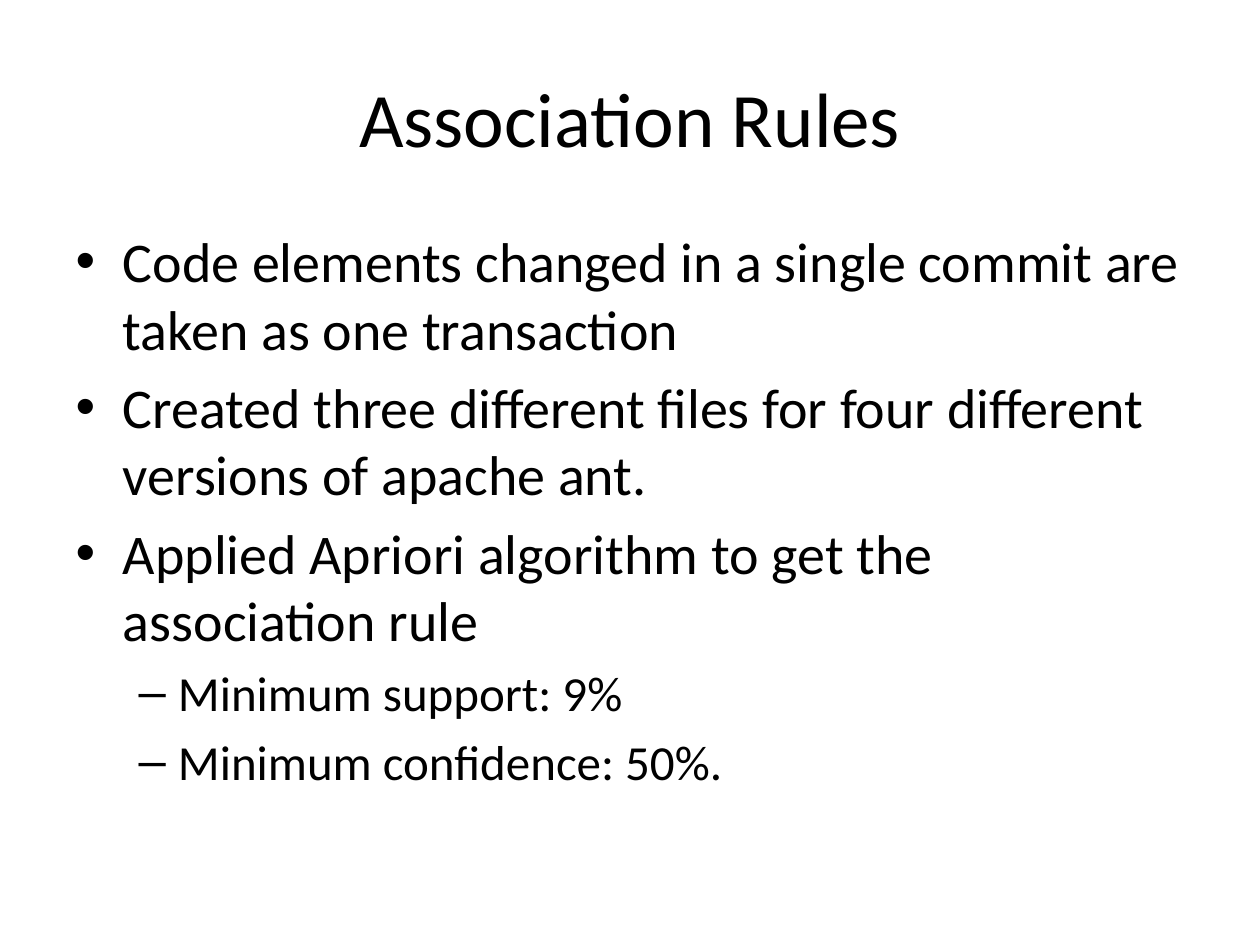
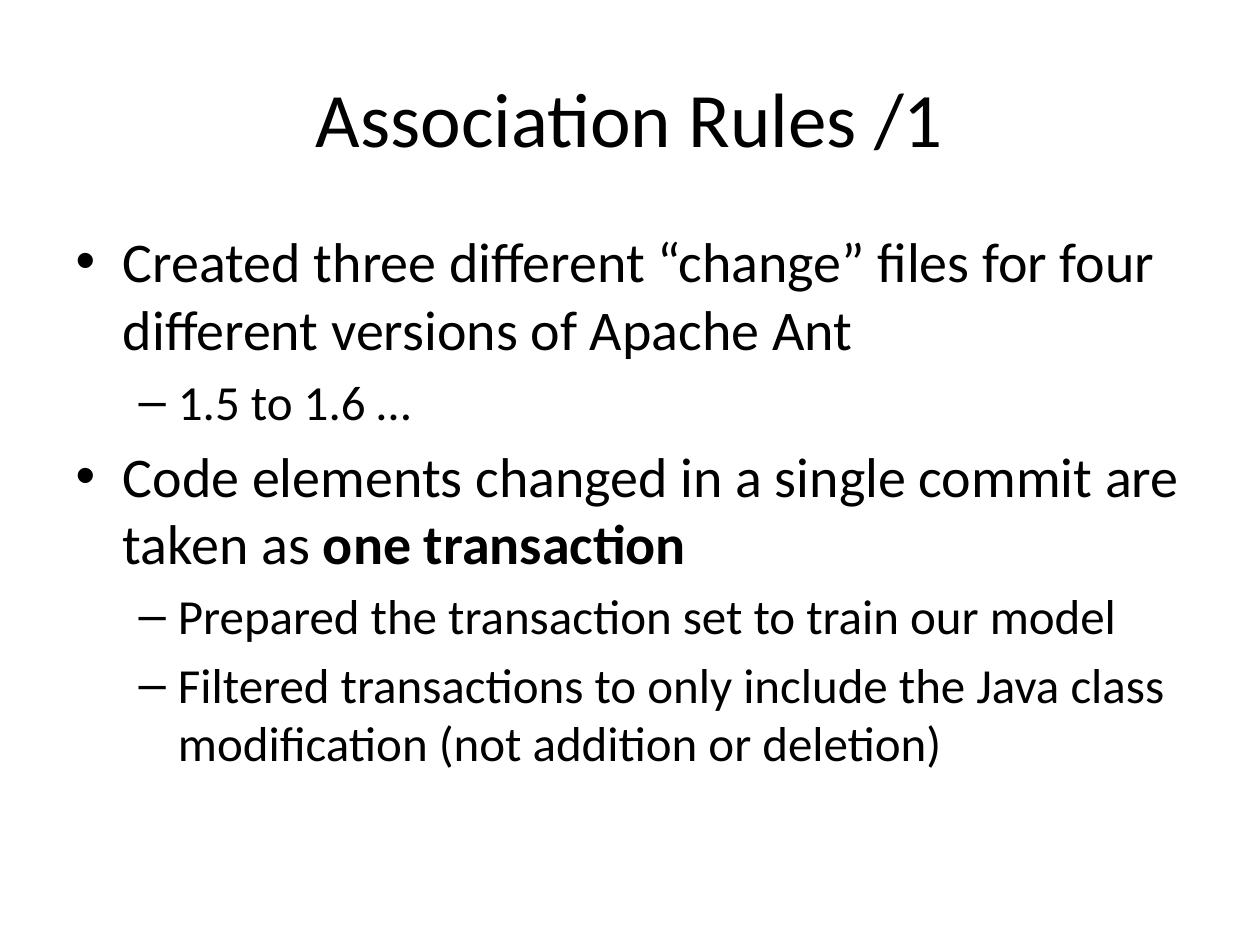
Before and after one commit to tajmilur-rahman/SOEN6611, a slide deck: slide 12 of milestones/Group_Presentation_Volatility_Amish.pptx (slide 11 before the commit). Drawn at 1260x945 pixels with LibreOffice and Linux fonts; fonts in the diff are those of the drawing. Boxes give left, top, right and bottom in pixels: in the first picture for what was removed or moved away, otherwise in the second. Text is boxed around its words. In the diff, an @@ line names an element or a change of style, - is before the commit and + after.

```diff
--- a/milestones/Group_Presentation_Volatility_Amish.pptx
+++ b/milestones/Group_Presentation_Volatility_Amish.pptx
@@ title at bbox=[316, 93, 943, 151]: text changed @@
-Association Rules
+Association Rules /1
@@ text at bbox=[123, 241, 1154, 421]: paragraphs added @@
+• Created three different “change” files for four different versions of Apache Ant
+  – 1.5 to 1.6 …
@@ text at bbox=[123, 458, 1179, 565]: bold on in "one transaction" @@
@@ text at bbox=[178, 600, 1165, 768]: text changed; size 32 to 28 pt @@
-• Created three different files for four different versions of apache ant.
-• Applied Apriori algorithm to get the association rule
-  – Minimum support: 9%
-  – Minimum confidence: 50%.
+  – Prepared the transaction set to train our model
+  – Filtered transactions to only include the Java class modification (not addition or deletion)
```
Also in this commit, not shown: 7 other slides changed, 4 slides added.
